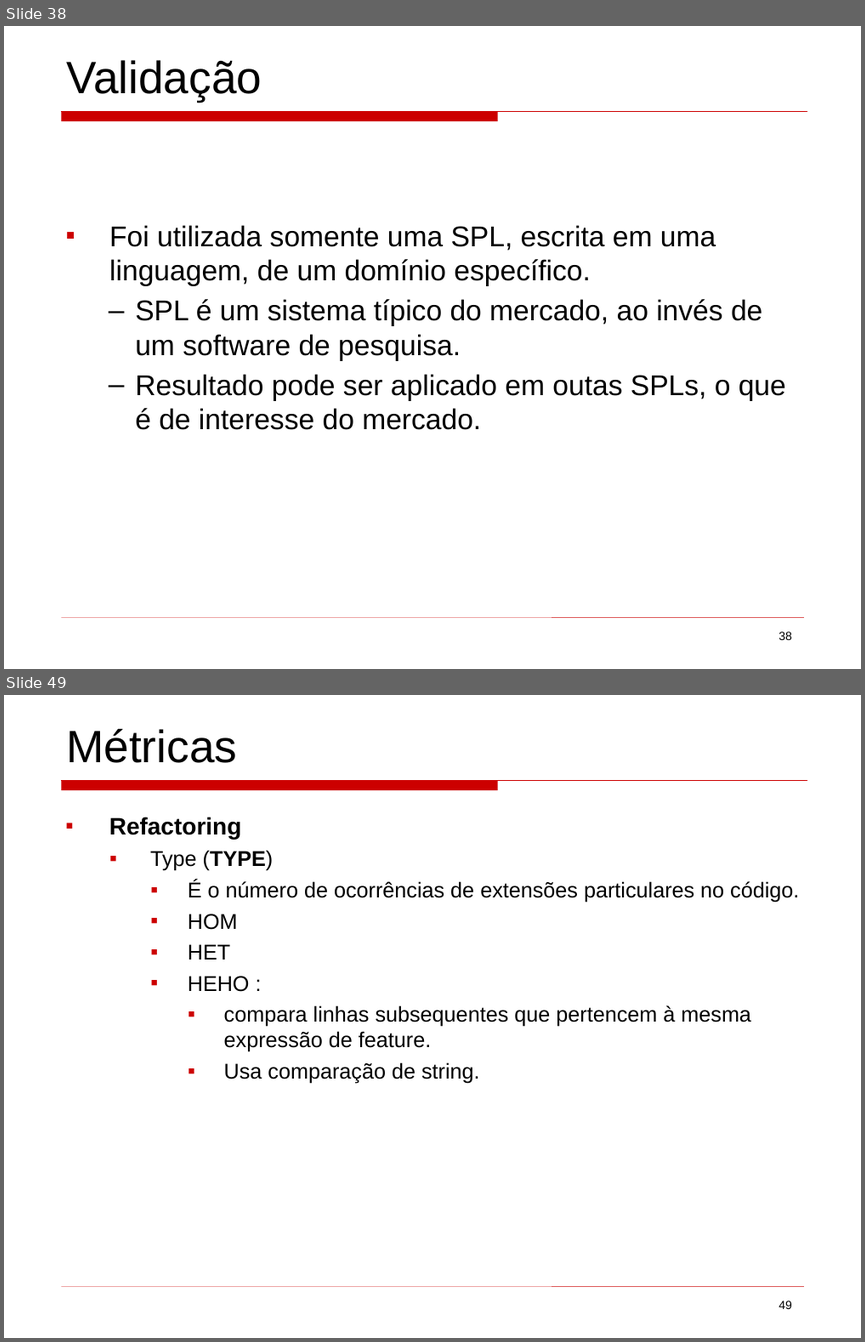
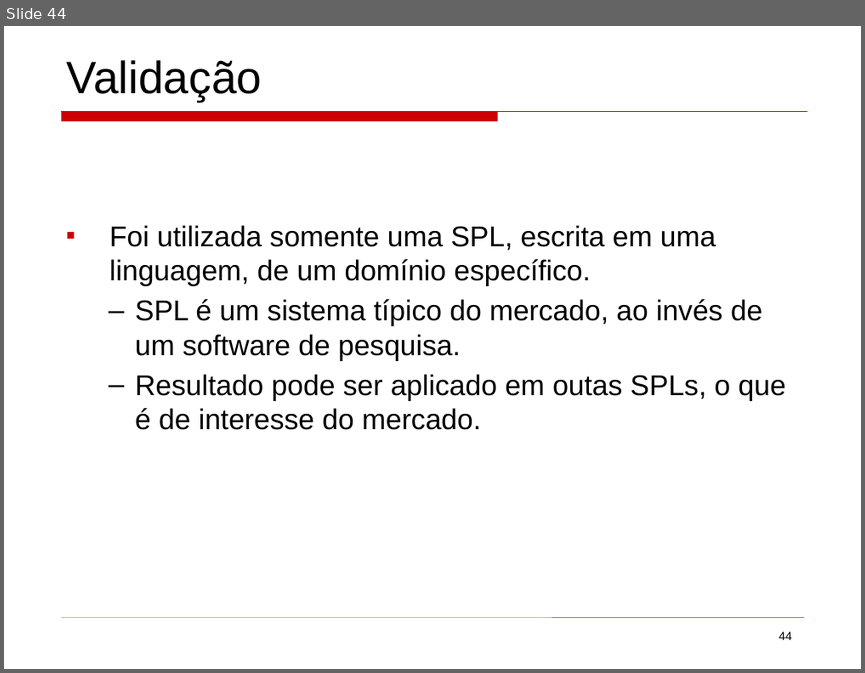
Before and after one commit to mateus51/TPs, a slide deck: ArqSoft/Seminários/background_colors_program_comprehension.ppt. Shown one above the other, each under a label of ours: slides 38 and 49 before the commit, slide 44 after it; the slides between them are not shown. The pictures are 865x1342 and 865x673 pixels, drawn with LibreOffice and Linux fonts; fonts in the diff are those of the drawing. Boxes give left, top, right and bottom in pixels: in the first picture for what was removed or moved away, otherwise in the second. Text is boxed around its words. In the diff, an @@ line names an element or a change of style, - is before the commit and + after.

```diff
--- a/ArqSoft/Seminários/background_colors_program_comprehension.ppt
+++ b/ArqSoft/Seminários/background_colors_program_comprehension.ppt
@@ slide 49 removed at [4, 695, 861, 1338], background #FFFFFF; not listed: 2 template elements that a slide beside it also shows @@
@@ text removed at [66, 728, 237, 763] @@
-Métricas
@@ text removed at [109, 817, 799, 1083] @@
-▪ Refactoring
-  ▪ Type (TYPE)
-    ▪ É o número de ocorrências de extensões particulares no código.
-    ▪ HOM
-    ▪ HET
-    ▪ HEHO :
-      ▪ compara linhas subsequentes que pertencem à mesma expressão de feature.
-      ▪ Usa comparação de string.
@@ page number removed at [778, 1300, 792, 1309] @@
-49
@@ what was slide 38 is now slide 44 @@
@@ page number at [778, 631, 792, 640]: text changed @@
-38
+44
```
Also in this commit, not shown: 2 slides changed, 8 slides added, 25 other slides removed.
